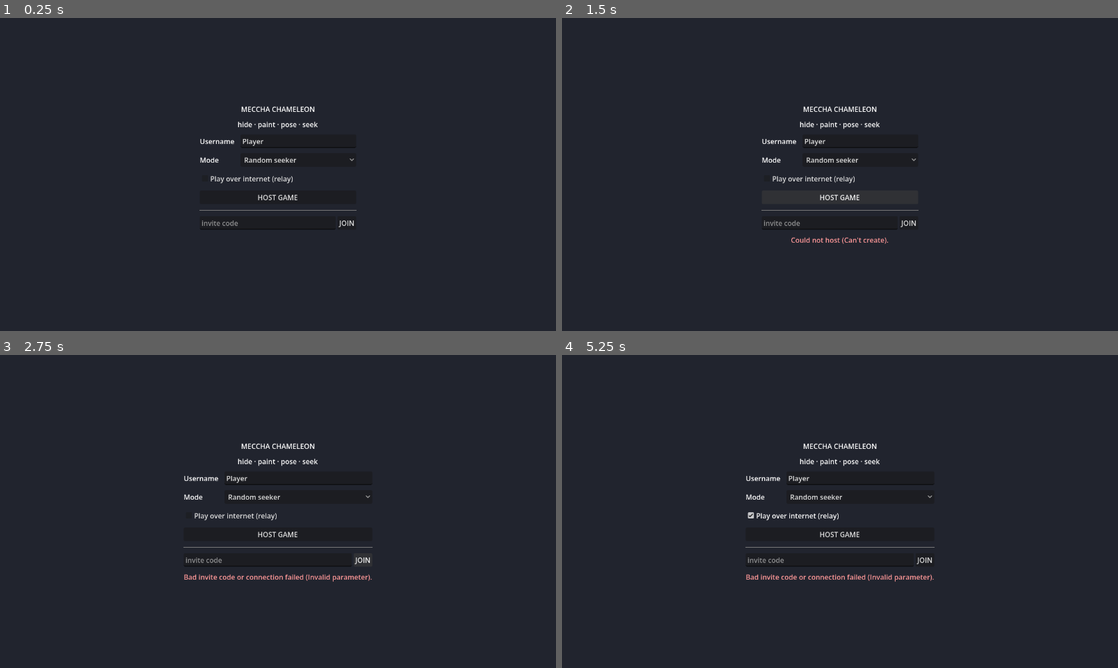
Above: before the commit, frames 1-4 (two rows, left to right).
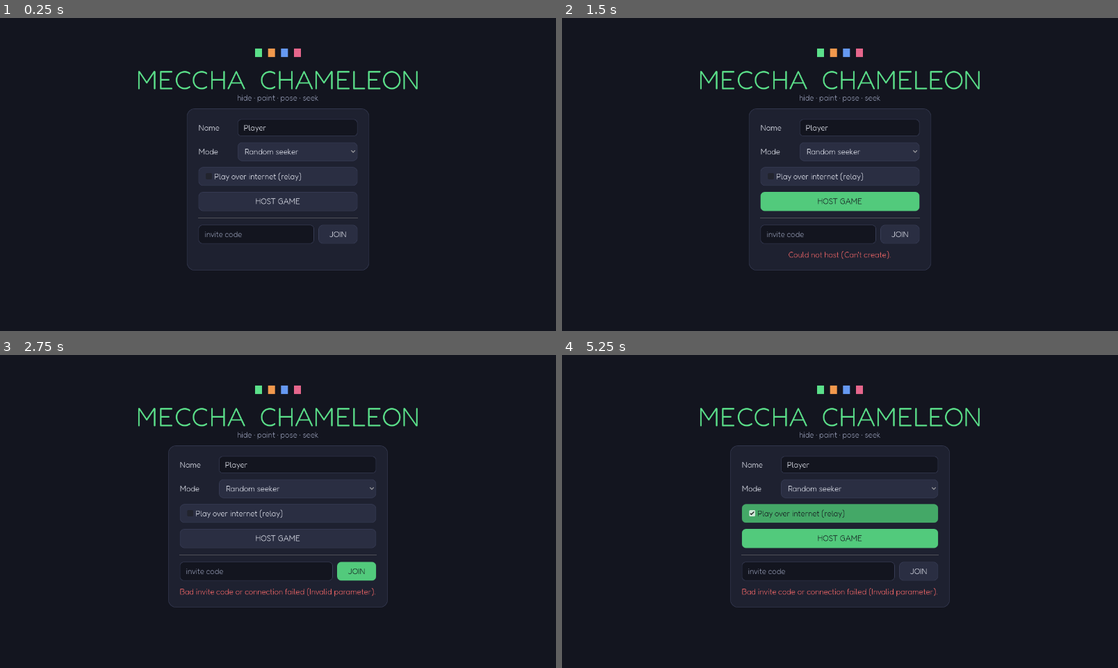
Above: after the commit, the same moments.

Repository: Occupying-Mars/meccha-girgit
Game: Godot game, scene res://scenes/ui/main_menu.tscn
The game is run twice, just before and just after one commit, with the same random seed, the same clock (stepped at 60 frames per second) and the same inputs.
Inputs (mouse positions are in pixels of both pictures, inside the frame that each line leads up to):
- Up to frame 1 (0.25 s): no input
- Up to frame 2 (1.5 s): click "Random seeker" at 0.5 s; click "HOST GAME" at 1.25 s
- Up to frame 3 (2.75 s): click "JOIN" at 2 s
- Up to frame 4 (5.25 s): click "Play over internet (relay)" at 2.75 s; click "Play over internet (relay)" at 3.5 s; tap Enter at 4.25 s; move the mouse to (962, 495) at 4.27 s; hold D (move_right) 4.28-5 s; tap T (taunt) at 4.35 s; click (962, 495) at 4.42 s; tap Space (jump) at 4.52, 5 s; drag from (728, 527) to (812, 574) at 5.02 s

The runs differ from the first frame. In frame 1, 4.5% of the frame differs, in the area x 24-76%, y 9-81%; in frame 2, 5.4%; in frame 3, 5.9%; in frame 4, 8.1%.

Commit message:
feat(ui+audio): proper game theme + whistle/taunt mechanic
Make it look and feel like a real game, not a scrappy prototype.

UI theme:
- assets/ui/theme.tres (built by tools/godot/build_theme.gd): Fredoka font,
  cohesive dark palette with a chameleon-green accent, rounded styled panels /
  buttons / inputs / sliders / progress bars. Set as the project-wide default
  theme, so menu, lobby, HUD, results, and paint UI all inherit it.
- main_menu redesigned as a real title screen: big title, palette dots, themed
  card with rounded inputs and a prominent HOST button.

Whistle / taunt (seeker.md + MECCHA research):
- Hider presses taunt to whistle — a 3D positional sound (seekers hear the
  direction) + a floating "♪" popup, replicated to all peers.
- Auto-whistle after 45s during SEEK; whistling manually resets the timer
  (the real game's risk/timing mechanic).
- audio/whistle.wav synthesized (two-tone chirp).

Verified: themed menu + lobby render cleanly; whistle plays with the ♪ popup.

Co-Authored-By: Claude Opus 4.8 (1M context) <noreply@anthropic.com>

Diff:
--- /dev/null
+++ b/assets/ui/theme.tres
@@ -0,0 +1,215 @@
+[gd_resource type="Theme" format=3]
+
+[ext_resource type="FontFile" path="res://assets/ui/fonts/Display.ttf" id="1_6cha6"]
+
+[sub_resource type="StyleBoxFlat" id="StyleBoxFlat_ib6tx"]
+content_margin_left = 16.0
+content_margin_top = 10.0
+content_margin_right = 16.0
+content_margin_bottom = 10.0
+bg_color = Color(0.105882354, 0.11647059, 0.16941176, 1)
+border_width_left = 1
+border_width_top = 1
+border_width_right = 1
+border_width_bottom = 1
+border_color = Color(0.22745098, 0.24705882, 0.34901962, 1)
+corner_radius_top_left = 10
+corner_radius_top_right = 10
+corner_radius_bottom_right = 10
+corner_radius_bottom_left = 10
+
+[sub_resource type="StyleBoxFlat" id="StyleBoxFlat_fenpc"]
+bg_color = Color(1, 1, 1, 0)
+border_width_left = 2
+border_width_top = 2
+border_width_right = 2
+border_width_bottom = 2
+border_color = Color(0.35686275, 0.8784314, 0.5411765, 1)
+corner_radius_top_left = 10
+corner_radius_top_right = 10
+corner_radius_bottom_right = 10
+corner_radius_bottom_left = 10
+
+[sub_resource type="StyleBoxFlat" id="StyleBoxFlat_omlnh"]
+content_margin_left = 16.0
+content_margin_top = 10.0
+content_margin_right = 16.0
+content_margin_bottom = 10.0
+bg_color = Color(0.32117647, 0.7905882, 0.48705885, 1)
+border_color = Color(0.22745098, 0.24705882, 0.34901962, 1)
+corner_radius_top_left = 10
+corner_radius_top_right = 10
+corner_radius_bottom_right = 10
+corner_radius_bottom_left = 10
+
+[sub_resource type="StyleBoxFlat" id="StyleBoxFlat_lvrds"]
+content_margin_left = 16.0
+content_margin_top = 10.0
+content_margin_right = 16.0
+content_margin_bottom = 10.0
+bg_color = Color(0.16470589, 0.18039216, 0.25882354, 1)
+border_width_left = 1
+border_width_top = 1
+border_width_right = 1
+border_width_bottom = 1
+border_color = Color(0.22745098, 0.24705882, 0.34901962, 1)
+corner_radius_top_left = 10
+corner_radius_top_right = 10
+corner_radius_bottom_right = 10
+corner_radius_bottom_left = 10
+
+[sub_resource type="StyleBoxFlat" id="StyleBoxFlat_im0sm"]
+content_margin_left = 16.0
+content_margin_top = 10.0
+content_margin_right = 16.0
+content_margin_bottom = 10.0
+bg_color = Color(0.26764706, 0.65882355, 0.40588236, 1)
+border_color = Color(0.22745098, 0.24705882, 0.34901962, 1)
+corner_radius_top_left = 10
+corner_radius_top_right = 10
+corner_radius_bottom_right = 10
+corner_radius_bottom_left = 10
+
+[sub_resource type="StyleBoxFlat" id="StyleBoxFlat_7h6bm"]
+bg_color = Color(0.2854902, 0.70274514, 0.4329412, 1)
+border_color = Color(0.22745098, 0.24705882, 0.34901962, 1)
+corner_radius_top_left = 4
+corner_radius_top_right = 4
+corner_radius_bottom_right = 4
+corner_radius_bottom_left = 4
+
+[sub_resource type="StyleBoxFlat" id="StyleBoxFlat_86uey"]
+bg_color = Color(0.35686275, 0.8784314, 0.5411765, 1)
+border_color = Color(0.22745098, 0.24705882, 0.34901962, 1)
+corner_radius_top_left = 4
+corner_radius_top_right = 4
+corner_radius_bottom_right = 4
+corner_radius_bottom_left = 4
+
+[sub_resource type="StyleBoxFlat" id="StyleBoxFlat_5jbdf"]
+bg_color = Color(0.07450981, 0.08235294, 0.12156863, 1)
+border_width_left = 1
+border_width_top = 1
+border_width_right = 1
+border_width_bottom = 1
+border_color = Color(0.22745098, 0.24705882, 0.34901962, 1)
+corner_radius_top_left = 4
+corner_radius_top_right = 4
+corner_radius_bottom_right = 4
+corner_radius_bottom_left = 4
+
+[sub_resource type="StyleBoxFlat" id="StyleBoxFlat_unkgg"]
+content_margin_left = 14.0
+content_margin_top = 8.0
+content_margin_right = 14.0
+content_margin_bottom = 8.0
+bg_color = Color(0.07450981, 0.08235294, 0.12156863, 1)
+border_width_left = 2
+border_width_top = 2
+border_width_right = 2
+border_width_bottom = 2
+border_color = Color(0.35686275, 0.8784314, 0.5411765, 1)
+corner_radius_top_left = 8
+corner_radius_top_right = 8
+corner_radius_bottom_right = 8
+corner_radius_bottom_left = 8
+
+[sub_resource type="StyleBoxFlat" id="StyleBoxFlat_66ixa"]
+content_margin_left = 14.0
+content_margin_top = 8.0
+content_margin_right = 14.0
+content_margin_bottom = 8.0
+bg_color = Color(0.07450981, 0.08235294, 0.12156863, 1)
+border_width_left = 1
+border_width_top = 1
+border_width_right = 1
+border_width_bottom = 1
+border_color = Color(0.22745098, 0.24705882, 0.34901962, 1)
+corner_radius_top_left = 8
+corner_radius_top_right = 8
+corner_radius_bottom_right = 8
+corner_radius_bottom_left = 8
+
+[sub_resource type="StyleBoxFlat" id="StyleBoxFlat_yda6c"]
+bg_color = Color(0.11764706, 0.12941177, 0.1882353, 1)
+border_width_left = 1
+border_width_top = 1
+border_width_right = 1
+border_width_bottom = 1
+border_color = Color(0.22745098, 0.24705882, 0.34901962, 1)
+corner_radius_top_left = 14
+corner_radius_top_right = 14
+corner_radius_bottom_right = 14
+corner_radius_bottom_left = 14
+
+[sub_resource type="StyleBoxFlat" id="StyleBoxFlat_thv0v"]
+bg_color = Color(0.11764706, 0.12941177, 0.1882353, 1)
+border_width_left = 1
+border_width_top = 1
+border_width_right = 1
+border_width_bottom = 1
+border_color = Color(0.22745098, 0.24705882, 0.34901962, 1)
+corner_radius_top_left = 14
+corner_radius_top_right = 14
+corner_radius_bottom_right = 14
+corner_radius_bottom_left = 14
+
+[sub_resource type="StyleBoxFlat" id="StyleBoxFlat_urds4"]
+bg_color = Color(0.07450981, 0.08235294, 0.12156863, 1)
+border_width_left = 1
+border_width_top = 1
+border_width_right = 1
+border_width_bottom = 1
+border_color = Color(0.22745098, 0.24705882, 0.34901962, 1)
+corner_radius_top_left = 8
+corner_radius_top_right = 8
+corner_radius_bottom_right = 8
+corner_radius_bottom_left = 8
+
+[sub_resource type="StyleBoxFlat" id="StyleBoxFlat_ek3dl"]
+bg_color = Color(0.35686275, 0.8784314, 0.5411765, 1)
+border_color = Color(0.22745098, 0.24705882, 0.34901962, 1)
+corner_radius_top_left = 8
+corner_radius_top_right = 8
+corner_radius_bottom_right = 8
+corner_radius_bottom_left = 8
+
+[resource]
+default_font = ExtResource("1_6cha6")
+default_font_size = 18
+Button/colors/font_color = Color(0.9137255, 0.9254902, 0.9607843, 1)
+Button/colors/font_disabled_color = Color(0.48313728, 0.50509804, 0.5866667, 1)
+Button/colors/font_hover_color = Color(0.07058824, 0.08235294, 0.10980392, 1)
+Button/colors/font_pressed_color = Color(0.07058824, 0.08235294, 0.10980392, 1)
+Button/font_sizes/font_size = 18
+Button/styles/disabled = SubResource("StyleBoxFlat_ib6tx")
+Button/styles/focus = SubResource("StyleBoxFlat_fenpc")
+Button/styles/hover = SubResource("StyleBoxFlat_omlnh")
+Button/styles/normal = SubResource("StyleBoxFlat_lvrds")
+Button/styles/pressed = SubResource("StyleBoxFlat_im0sm")
+Card/base_type = &"Panel"
+CheckBox/colors/font_color = Color(0.9137255, 0.9254902, 0.9607843, 1)
+CheckBox/colors/font_hover_color = Color(0.35686275, 0.8784314, 0.5411765, 1)
+HSlider/styles/grabber_area = SubResource("StyleBoxFlat_7h6bm")
+HSlider/styles/grabber_area_highlight = SubResource("StyleBoxFlat_86uey")
+HSlider/styles/slider = SubResource("StyleBoxFlat_5jbdf")
+Label/colors/font_color = Color(0.9137255, 0.9254902, 0.9607843, 1)
+Label/font_sizes/font_size = 18
+LineEdit/colors/caret_color = Color(0.35686275, 0.8784314, 0.5411765, 1)
+LineEdit/colors/font_color = Color(0.9137255, 0.9254902, 0.9607843, 1)
+LineEdit/colors/font_placeholder_color = Color(0.6039216, 0.6313726, 0.73333335, 1)
+LineEdit/colors/font_uneditable_color = Color(0.6039216, 0.6313726, 0.73333335, 1)
+LineEdit/styles/focus = SubResource("StyleBoxFlat_unkgg")
+LineEdit/styles/normal = SubResource("StyleBoxFlat_66ixa")
+OptionButton/colors/font_color = Color(0.9137255, 0.9254902, 0.9607843, 1)
+OptionButton/colors/font_hover_color = Color(0.07058824, 0.08235294, 0.10980392, 1)
+OptionButton/styles/disabled = SubResource("StyleBoxFlat_ib6tx")
+OptionButton/styles/focus = SubResource("StyleBoxFlat_fenpc")
+OptionButton/styles/hover = SubResource("StyleBoxFlat_omlnh")
+OptionButton/styles/normal = SubResource("StyleBoxFlat_lvrds")
+OptionButton/styles/pressed = SubResource("StyleBoxFlat_im0sm")
+Panel/styles/panel = SubResource("StyleBoxFlat_yda6c")
+PanelContainer/styles/panel = SubResource("StyleBoxFlat_thv0v")
+ProgressBar/colors/font_color = Color(0.9137255, 0.9254902, 0.9607843, 1)
+ProgressBar/styles/background = SubResource("StyleBoxFlat_urds4")
+ProgressBar/styles/fill = SubResource("StyleBoxFlat_ek3dl")
--- a/project.godot
+++ b/project.godot
@@ -22,6 +22,10 @@
 
 window/size/viewport_width=1280
 window/size/viewport_height=720
+
+[gui]
+
+theme/custom="res://assets/ui/theme.tres"
 
 [input]
 
--- a/scenes/characters/net_player.tscn
+++ b/scenes/characters/net_player.tscn
@@ -2,6 +2,7 @@
 
 [ext_resource type="Script" path="res://scripts/net/net_player.gd" id="1_net"]
 [ext_resource type="Script" path="res://scripts/hider/hider_body.gd" id="2_body"]
+[ext_resource type="AudioStream" path="res://audio/whistle.wav" id="3_whistle"]
 
 [sub_resource type="CapsuleShape3D" id="cap"]
 radius = 0.25
@@ -25,6 +26,13 @@
 [node name="HiderBody" type="Node3D" parent="."]
 script = ExtResource("2_body")
 
+[node name="Whistle" type="AudioStreamPlayer3D" parent="."]
+transform = Transform3D(1, 0, 0, 0, 1, 0, 0, 0, 1, 0, 0.5, 0)
+stream = ExtResource("3_whistle")
+unit_size = 6.0
+max_distance = 45.0
+
+
 [node name="CameraYaw" type="Node3D" parent="."]
 transform = Transform3D(1, 0, 0, 0, 1, 0, 0, 0, 1, 0, 1.4, 0)
 
--- a/scenes/ui/main_menu.tscn
+++ b/scenes/ui/main_menu.tscn
@@ -1,6 +1,18 @@
-[gd_scene load_steps=2 format=3 uid="uid://p0mainmenu0"]
+[gd_scene load_steps=3 format=3 uid="uid://p0mainmenu0"]
 
 [ext_resource type="Script" path="res://scripts/ui/main_menu.gd" id="1_menu"]
+
+[sub_resource type="StyleBoxFlat" id="card"]
+bg_color = Color(0.117647, 0.129412, 0.188235, 1)
+border_width_left = 1
+border_width_top = 1
+border_width_right = 1
+border_width_bottom = 1
+border_color = Color(0.227451, 0.247059, 0.34902, 1)
+corner_radius_top_left = 18
+corner_radius_top_right = 18
+corner_radius_bottom_right = 18
+corner_radius_bottom_left = 18
 
 [node name="MainMenu" type="Control"]
 layout_mode = 3
@@ -17,80 +29,146 @@
 anchor_bottom = 1.0
 grow_horizontal = 2
 grow_vertical = 2
-color = Color(0.13, 0.14, 0.18, 1)
+color = Color(0.0745098, 0.0823529, 0.121569, 1)
+
+[node name="Dots" type="HBoxContainer" parent="."]
+anchors_preset = 5
+anchor_left = 0.5
+anchor_right = 0.5
+offset_left = -110.0
+offset_top = 70.0
+offset_right = 110.0
+offset_bottom = 90.0
+grow_horizontal = 2
+theme_override_constants/separation = 14
+alignment = 1
+
+[node name="D0" type="ColorRect" parent="Dots"]
+custom_minimum_size = Vector2(16, 16)
+layout_mode = 2
+color = Color(0.357, 0.878, 0.541, 1)
+
+[node name="D1" type="ColorRect" parent="Dots"]
+custom_minimum_size = Vector2(16, 16)
+layout_mode = 2
+color = Color(0.95, 0.6, 0.3, 1)
+
+[node name="D2" type="ColorRect" parent="Dots"]
+custom_minimum_size = Vector2(16, 16)
+layout_mode = 2
+color = Color(0.4, 0.6, 0.95, 1)
+
+[node name="D3" type="ColorRect" parent="Dots"]
+custom_minimum_size = Vector2(16, 16)
+layout_mode = 2
+color = Color(0.9, 0.4, 0.55, 1)
+
+[node name="Title" type="Label" parent="."]
+anchors_preset = 5
+anchor_left = 0.5
+anchor_right = 0.5
+offset_left = -360.0
+offset_top = 104.0
+offset_right = 360.0
+offset_bottom = 180.0
+grow_horizontal = 2
+theme_override_colors/font_color = Color(0.357, 0.878, 0.541, 1)
+theme_override_font_sizes/font_size = 60
+text = "MECCHA  CHAMELEON"
+horizontal_alignment = 1
+
+[node name="Sub" type="Label" parent="."]
+anchors_preset = 5
+anchor_left = 0.5
+anchor_right = 0.5
+offset_left = -200.0
+offset_top = 172.0
+offset_right = 200.0
+offset_bottom = 196.0
+grow_horizontal = 2
+theme_override_colors/font_color = Color(0.604, 0.631, 0.733, 1)
+text = "hide · paint · pose · seek"
+horizontal_alignment = 1
 
 [node name="Center" type="CenterContainer" parent="."]
 anchors_preset = 15
 anchor_right = 1.0
 anchor_bottom = 1.0
+offset_top = 70.0
 grow_horizontal = 2
 grow_vertical = 2
 
-[node name="VBox" type="VBoxContainer" parent="Center"]
-custom_minimum_size = Vector2(360, 0)
+[node name="Card" type="PanelContainer" parent="Center"]
+custom_minimum_size = Vector2(420, 0)
 layout_mode = 2
-theme_override_constants/separation = 12
+theme_override_styles/panel = SubResource("card")
 
-[node name="Title" type="Label" parent="Center/VBox"]
+[node name="Margin" type="MarginContainer" parent="Center/Card"]
 layout_mode = 2
-horizontal_alignment = 1
-text = "MECCHA CHAMELEON"
+theme_override_constants/margin_left = 26
+theme_override_constants/margin_top = 24
+theme_override_constants/margin_right = 26
+theme_override_constants/margin_bottom = 24
 
-[node name="Subtitle" type="Label" parent="Center/VBox"]
+[node name="VBox" type="VBoxContainer" parent="Center/Card/Margin"]
 layout_mode = 2
-horizontal_alignment = 1
-text = "hide · paint · pose · seek"
+theme_override_constants/separation = 14
 
-[node name="UsernameRow" type="HBoxContainer" parent="Center/VBox"]
+[node name="UsernameRow" type="HBoxContainer" parent="Center/Card/Margin/VBox"]
 layout_mode = 2
+theme_override_constants/separation = 10
 
-[node name="Label" type="Label" parent="Center/VBox/UsernameRow"]
-custom_minimum_size = Vector2(90, 0)
+[node name="Label" type="Label" parent="Center/Card/Margin/VBox/UsernameRow"]
+custom_minimum_size = Vector2(80, 0)
 layout_mode = 2
-text = "Username"
+text = "Name"
 
-[node name="Username" type="LineEdit" parent="Center/VBox/UsernameRow"]
+[node name="Username" type="LineEdit" parent="Center/Card/Margin/VBox/UsernameRow"]
 layout_mode = 2
 size_flags_horizontal = 3
 text = "Player"
 placeholder_text = "your name"
 
-[node name="ModeRow" type="HBoxContainer" parent="Center/VBox"]
+[node name="ModeRow" type="HBoxContainer" parent="Center/Card/Margin/VBox"]
 layout_mode = 2
+theme_override_constants/separation = 10
 
-[node name="Label" type="Label" parent="Center/VBox/ModeRow"]
-custom_minimum_size = Vector2(90, 0)
+[node name="Label" type="Label" parent="Center/Card/Margin/VBox/ModeRow"]
+custom_minimum_size = Vector2(80, 0)
 layout_mode = 2
 text = "Mode"
 
-[node name="Mode" type="OptionButton" parent="Center/VBox/ModeRow"]
+[node name="Mode" type="OptionButton" parent="Center/Card/Margin/VBox/ModeRow"]
 layout_mode = 2
 size_flags_horizontal = 3
 
-[node name="OnlineCheck" type="CheckBox" parent="Center/VBox"]
+[node name="OnlineCheck" type="CheckBox" parent="Center/Card/Margin/VBox"]
 layout_mode = 2
 text = "Play over internet (relay)"
 
-[node name="HostBtn" type="Button" parent="Center/VBox"]
+[node name="HostBtn" type="Button" parent="Center/Card/Margin/VBox"]
+custom_minimum_size = Vector2(0, 44)
 layout_mode = 2
 text = "HOST GAME"
 
-[node name="Sep" type="HSeparator" parent="Center/VBox"]
+[node name="Sep" type="HSeparator" parent="Center/Card/Margin/VBox"]
 layout_mode = 2
 
-[node name="JoinRow" type="HBoxContainer" parent="Center/VBox"]
+[node name="JoinRow" type="HBoxContainer" parent="Center/Card/Margin/VBox"]
 layout_mode = 2
+theme_override_constants/separation = 10
 
-[node name="Code" type="LineEdit" parent="Center/VBox/JoinRow"]
+[node name="Code" type="LineEdit" parent="Center/Card/Margin/VBox/JoinRow"]
 layout_mode = 2
 size_flags_horizontal = 3
 placeholder_text = "invite code"
 
-[node name="JoinBtn" type="Button" parent="Center/VBox/JoinRow"]
+[node name="JoinBtn" type="Button" parent="Center/Card/Margin/VBox/JoinRow"]
+custom_minimum_size = Vector2(90, 0)
 layout_mode = 2
 text = "JOIN"
 
-[node name="Status" type="Label" parent="Center/VBox"]
+[node name="Status" type="Label" parent="Center/Card/Margin/VBox"]
 layout_mode = 2
+theme_override_colors/font_color = Color(0.604, 0.631, 0.733, 1)
 horizontal_alignment = 1
-modulate = Color(1, 0.6, 0.6, 1)
--- a/scripts/dev/recorder.gd
+++ b/scripts/dev/recorder.gd
@@ -142,6 +142,9 @@
 			# (net hider client.) Freehand-paint a stroke on the real scaled
 			# avatar via raycast from its own camera.
 			_net_paint_fh()
+		"net_whistle":
+			# (net hider client.) Trigger a whistle and show the popup.
+			_net_whistle()
 		_:
 			push_warning("[recorder] unknown test name: " + test_name)
 
@@ -220,6 +223,18 @@
 	await get_tree().physics_frame
 	seeker._fire()
 	print("[recorder] net_shoot: seeker fired at hider ", hider.name)
+
+
+func _net_whistle() -> void:
+	await get_tree().create_timer(0.3).timeout
+	var players := get_tree().current_scene.get_node_or_null("Players")
+	if players == null:
+		return
+	for p in players.get_children():
+		if p.is_multiplayer_authority() and not p.is_seeker():
+			p._do_whistle()
+			print("[recorder] net_whistle triggered on ", p.name)
+			return
 
 
 func _net_paint_fh() -> void:
--- a/scripts/net/net_player.gd
+++ b/scripts/net/net_player.gd
@@ -46,7 +46,13 @@
 @onready var _camera: Camera3D = $CameraYaw/CameraPitch/SpringArm3D/Camera3D
 @onready var _muzzle: RayCast3D = $CameraYaw/CameraPitch/SpringArm3D/Camera3D/Muzzle
 @onready var _collision: CollisionShape3D = $CollisionShape3D
+@onready var _whistle: AudioStreamPlayer3D = $Whistle
 @onready var body: HiderBody = $HiderBody
+
+## Auto-whistle: every hider chirps after this long unless they whistle
+## manually first (which resets it). Host-toggleable in a fuller build.
+const AUTO_WHISTLE_SECS := 45.0
+var _auto_whistle_t: float = AUTO_WHISTLE_SECS
 
 var _is_mine: bool = false
 var _pitch_angle: float = -0.25
@@ -156,6 +162,13 @@
 		if Input.is_action_just_pressed("fire") and _can_act():
 			_fire()
 		return
+	# Whistle (taunt): manual press + auto-whistle countdown during SEEK.
+	if GameState.phase == GameState.Phase.SEEK:
+		_auto_whistle_t -= _delta
+		if _auto_whistle_t <= 0.0:
+			_do_whistle()
+	if Input.is_action_just_pressed("taunt") and not _menu_open:
+		_do_whistle()
 	# Hider wall-stick toggle (F).
 	if Input.is_action_just_pressed("interact") and not _menu_open and _can_act():
 		if _stuck:
@@ -319,6 +332,36 @@
 	body.apply_pose(pose_name, false)
 
 
+## --- Whistle / taunt (3D positional, networked) ------------------------------
+
+func _do_whistle() -> void:
+	_auto_whistle_t = AUTO_WHISTLE_SECS  # whistling resets the auto timer
+	play_whistle.rpc()
+
+
+@rpc("authority", "call_local", "reliable")
+func play_whistle() -> void:
+	if _whistle.stream != null:
+		_whistle.play()
+	_whistle_popup()
+
+
+func _whistle_popup() -> void:
+	# Brief "♪" that floats up and fades above the whistler — a soft tell.
+	var note := Label3D.new()
+	note.text = "♪"
+	note.font_size = 96
+	note.pixel_size = 0.004
+	note.billboard = BaseMaterial3D.BILLBOARD_ENABLED
+	note.modulate = Color(1, 1, 1, 0.9)
+	note.position = Vector3(0, 0.85, 0)
+	add_child(note)
+	var tw := create_tween().set_parallel(true)
+	tw.tween_property(note, "position:y", 1.4, 0.8)
+	tw.tween_property(note, "modulate:a", 0.0, 0.8)
+	tw.chain().tween_callback(note.queue_free)
+
+
 ## --- Seeker gun + elimination -----------------------------------------------
 
 func _fire() -> void:
--- a/scripts/ui/main_menu.gd
+++ b/scripts/ui/main_menu.gd
@@ -1,11 +1,15 @@
 extends Control
 ## Title screen: username, host (with mode) or join (with invite code).
 
-@onready var _username: LineEdit = $Center/VBox/UsernameRow/Username
-@onready var _mode: OptionButton = $Center/VBox/ModeRow/Mode
-@onready var _online: CheckBox = $Center/VBox/OnlineCheck
-@onready var _code: LineEdit = $Center/VBox/JoinRow/Code
-@onready var _status: Label = $Center/VBox/Status
+const ROOT := "Center/Card/Margin/VBox"
+
+@onready var _username: LineEdit = get_node(ROOT + "/UsernameRow/Username")
+@onready var _mode: OptionButton = get_node(ROOT + "/ModeRow/Mode")
+@onready var _online: CheckBox = get_node(ROOT + "/OnlineCheck")
+@onready var _code: LineEdit = get_node(ROOT + "/JoinRow/Code")
+@onready var _status: Label = get_node(ROOT + "/Status")
+@onready var _host_btn: Button = get_node(ROOT + "/HostBtn")
+@onready var _join_btn: Button = get_node(ROOT + "/JoinRow/JoinBtn")
 
 
 func _ready() -> void:
@@ -13,22 +17,22 @@
 	_mode.clear()
 	_mode.add_item("Random seeker", NetSession.Mode.RANDOM)
 	_mode.add_item("Decided seeker", NetSession.Mode.DECIDED)
-	$Center/VBox/HostBtn.pressed.connect(_on_host)
-	$Center/VBox/JoinRow/JoinBtn.pressed.connect(_on_join)
+	_host_btn.pressed.connect(_on_host)
+	_join_btn.pressed.connect(_on_join)
 
 
 func _set_busy(text: String) -> void:
-	_status.modulate = Color(0.8, 0.8, 1.0)
+	_status.add_theme_color_override("font_color", Color(0.6, 0.7, 1.0))
 	_status.text = text
-	$Center/VBox/HostBtn.disabled = true
-	$Center/VBox/JoinRow/JoinBtn.disabled = true
+	_host_btn.disabled = true
+	_join_btn.disabled = true
 
 
 func _set_error(text: String) -> void:
-	_status.modulate = Color(1, 0.6, 0.6)
+	_status.add_theme_color_override("font_color", Color(1, 0.42, 0.42))
 	_status.text = text
-	$Center/VBox/HostBtn.disabled = false
-	$Center/VBox/JoinRow/JoinBtn.disabled = false
+	_host_btn.disabled = false
+	_join_btn.disabled = false
 
 
 func _on_host() -> void:
--- /dev/null
+++ b/tools/godot/build_theme.gd
@@ -0,0 +1,87 @@
+extends SceneTree
+## Builds the game's UI Theme (font + colors + styled controls) and saves it to
+## assets/ui/theme.tres. Run: godot --headless --script tools/godot/build_theme.gd
+
+const BG := Color("13151f")
+const PANEL := Color("1e2130")
+const PANEL_HI := Color("2a2e42")
+const BORDER := Color("3a3f59")
+const ACCENT := Color("5be08a")       # chameleon green
+const ACCENT_DK := Color("12151c")
+const TEXT := Color("e9ecf5")
+const MUTED := Color("9aa1bb")
+const DANGER := Color("ff6b6b")
+
+
+func _init() -> void:
+	var theme := Theme.new()
+	var font := load("res://assets/ui/fonts/Display.ttf")
+	theme.default_font = font
+	theme.default_font_size = 18
+
+	# --- Panel -------------------------------------------------------------
+	theme.set_type_variation("Card", "Panel")
+	theme.set_stylebox("panel", "Panel", _flat(PANEL, 14, 1, BORDER, 0))
+	theme.set_stylebox("panel", "PanelContainer", _flat(PANEL, 14, 1, BORDER, 0))
+
+	# --- Buttons -----------------------------------------------------------
+	theme.set_stylebox("normal", "Button", _flat(PANEL_HI, 10, 1, BORDER, 10))
+	theme.set_stylebox("hover", "Button", _flat(ACCENT.darkened(0.1), 10, 0, BORDER, 10))
+	theme.set_stylebox("pressed", "Button", _flat(ACCENT.darkened(0.25), 10, 0, BORDER, 10))
+	theme.set_stylebox("disabled", "Button", _flat(PANEL.darkened(0.1), 10, 1, BORDER, 10))
+	theme.set_stylebox("focus", "Button", _flat(Color.TRANSPARENT, 10, 2, ACCENT, 0))
+	theme.set_color("font_color", "Button", TEXT)
+	theme.set_color("font_hover_color", "Button", ACCENT_DK)
+	theme.set_color("font_pressed_color", "Button", ACCENT_DK)
+	theme.set_color("font_disabled_color", "Button", MUTED.darkened(0.2))
+	theme.set_font_size("font_size", "Button", 18)
+
+	# --- Labels ------------------------------------------------------------
+	theme.set_color("font_color", "Label", TEXT)
+	theme.set_font_size("font_size", "Label", 18)
+
+	# --- LineEdit ----------------------------------------------------------
+	theme.set_stylebox("normal", "LineEdit", _flat(BG, 8, 1, BORDER, 8))
+	theme.set_stylebox("focus", "LineEdit", _flat(BG, 8, 2, ACCENT, 8))
+	theme.set_color("font_color", "LineEdit", TEXT)
+	theme.set_color("font_placeholder_color", "LineEdit", MUTED)
+	theme.set_color("caret_color", "LineEdit", ACCENT)
+	theme.set_color("font_uneditable_color", "LineEdit", MUTED)
+
+	# --- OptionButton (reuse button look) ----------------------------------
+	for sb in ["normal", "hover", "pressed", "focus", "disabled"]:
+		theme.set_stylebox(sb, "OptionButton", theme.get_stylebox(sb, "Button"))
+	theme.set_color("font_color", "OptionButton", TEXT)
+	theme.set_color("font_hover_color", "OptionButton", ACCENT_DK)
+
+	# --- CheckBox ----------------------------------------------------------
+	theme.set_color("font_color", "CheckBox", TEXT)
+	theme.set_color("font_hover_color", "CheckBox", ACCENT)
+
+	# --- Sliders -----------------------------------------------------------
+	theme.set_stylebox("slider", "HSlider", _flat(BG, 4, 1, BORDER, 0))
+	theme.set_stylebox("grabber_area", "HSlider", _flat(ACCENT.darkened(0.2), 4, 0, BORDER, 0))
+	theme.set_stylebox("grabber_area_highlight", "HSlider", _flat(ACCENT, 4, 0, BORDER, 0))
+
+	# --- ProgressBar (energy/health bars) ----------------------------------
+	theme.set_stylebox("background", "ProgressBar", _flat(BG, 8, 1, BORDER, 0))
+	theme.set_stylebox("fill", "ProgressBar", _flat(ACCENT, 8, 0, BORDER, 0))
+	theme.set_color("font_color", "ProgressBar", TEXT)
+
+	var err := ResourceSaver.save(theme, "res://assets/ui/theme.tres")
+	print("[build_theme] saved theme.tres err=", err)
+	quit(0 if err == OK else 1)
+
+
+func _flat(bg: Color, radius: int, border: int, border_color: Color, pad: int) -> StyleBoxFlat:
+	var sb := StyleBoxFlat.new()
+	sb.bg_color = bg
+	sb.set_corner_radius_all(radius)
+	sb.set_border_width_all(border)
+	sb.border_color = border_color
+	if pad > 0:
+		sb.content_margin_left = pad + 6
+		sb.content_margin_right = pad + 6
+		sb.content_margin_top = pad
+		sb.content_margin_bottom = pad
+	return sb
Binary file added: assets/ui/fonts/Display.ttf
Not shown, added: assets/ui/fonts/Display.ttf.import
Not shown, added: audio/whistle.wav.import
Not shown, added: tools/godot/build_theme.gd.uid
Not shown, added: tools/godot/test_noray.gd.uid
Not shown, added: audio/whistle.wav
